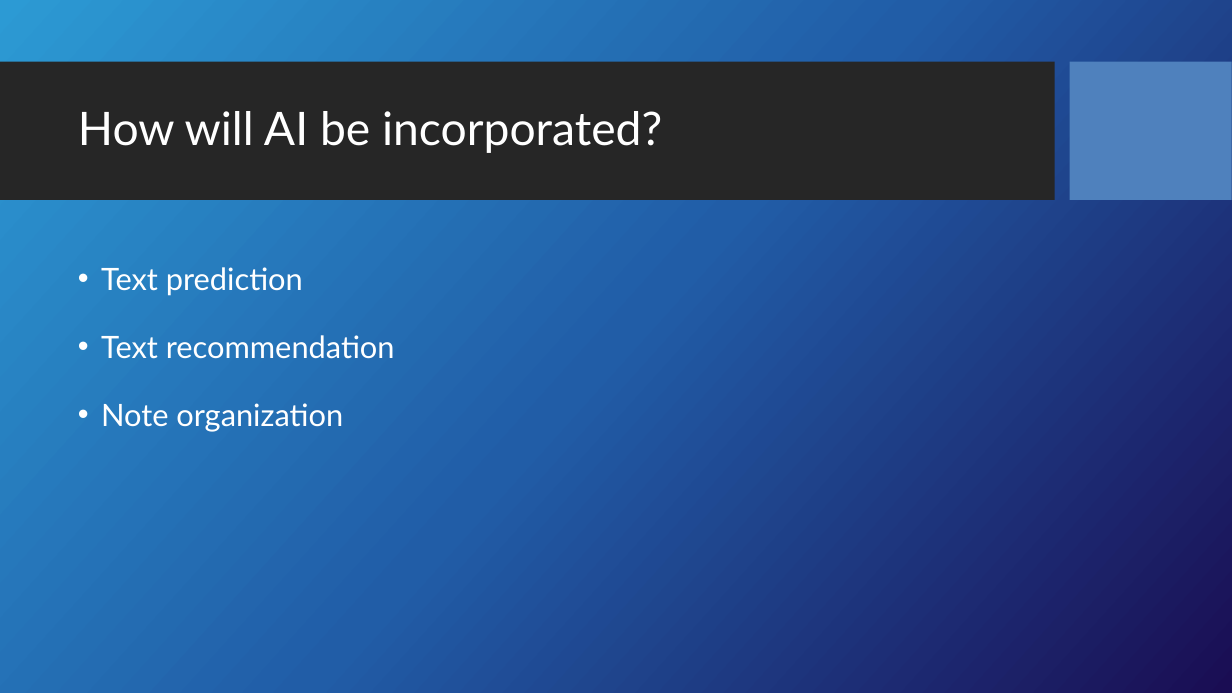
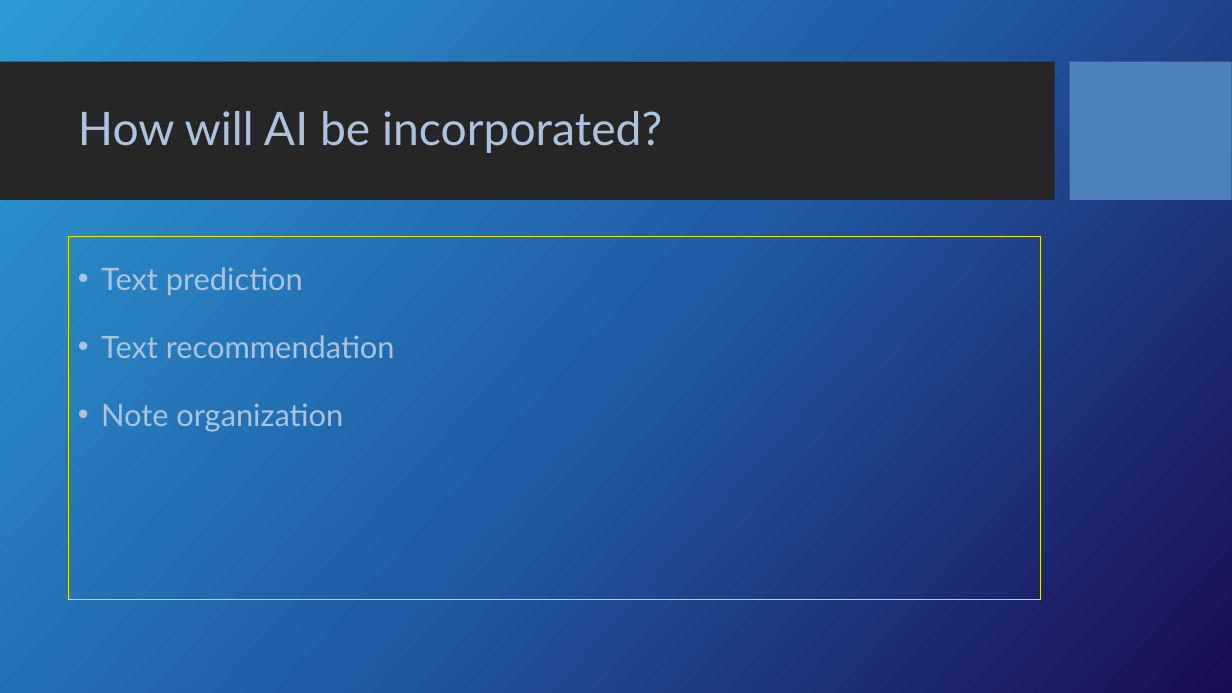
Before and after one commit to Dwaddle26/EncryptNotes, a slide deck: slide 9 of Team_2_Presentation_1.pptx. Drawn at 1232x693 pixels with LibreOffice and Linux fonts; fonts in the diff are those of the drawing; background and template pictures are left out. Boxes give left, top, right and bottom in pixels: in the first picture for what was removed or moved away, otherwise in the second. Text is boxed around its words. In the diff, an @@ line names an element or a change of style, - is before the commit and + after.

```diff
--- a/Team_2_Presentation_1.pptx
+++ b/Team_2_Presentation_1.pptx
@@ title "How will AI be incorporated?" at (78, 111, 662, 153): text colour #FFFFFF to #ABC3DF @@
@@ text "Text prediction": place and size @@
-text "Text prediction" at (101, 267, 395, 432)
+text "Text prediction" at (68, 237, 1040, 601)
@@ text "Text prediction" at (68, 237, 1040, 601): text colour #FFFFFF to #ABC3DF; outline none to #EBE600 0.75 pt @@
```
Also in this commit, not shown: 10 other slides changed.
